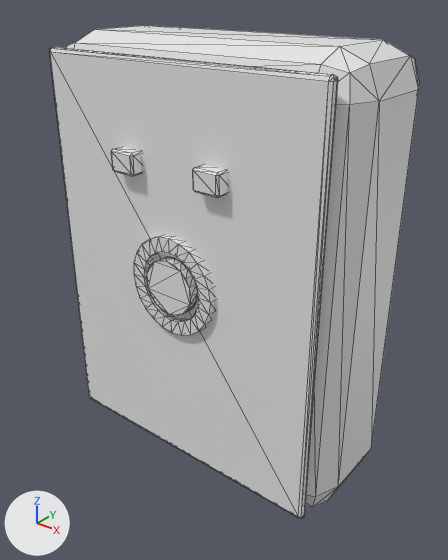
Renders of the glTF model BAMF/wwwroot/view3d/models/plug.glb from each side of a commit.
The view is the same before and after, from a 50 mm lens placed at (0.843, -1.183, 1.101), pointed at (-0.038, -0.081, 0.418). Arrows for +X, +Y and +Z are at lower left; the lights stay in place. The first picture is the older version. Mesh edges are drawn as thin lines. Vertices at exactly the same position are counted once.

The scene before the commit, as lines of its bpy script (objects in view):
```python
me_b_box_307 = bpy.data.meshes.new('b_box.307')
me_b_box_307.from_pydata(...)  # 364 vertices, 696 faces; spans x -0.387..0.387, y -0.328..0.328, z 0.0..1.0
ob_b_final = bpy.data.objects.new('b_final', me_b_box_307)
ob_b_final.location = (0.0, 0.0, 0.0)
```
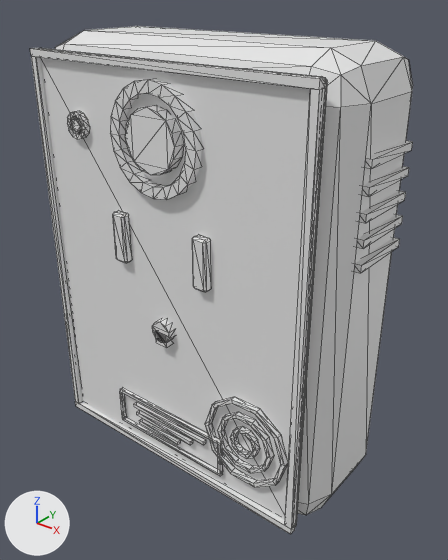
Where the change shows, as pixel boxes [x1, y1, x2, y2] in the pictures (448 x 560 px; the box of a moved part takes in the faces that stretch with it):
'b_final', reshaped: before [49, 25, 419, 518]; after [30, 26, 413, 534]
part 1 of me_b_box_307, moved or reshaped: before [66, 25, 419, 507]; after [55, 26, 413, 515]
part 2 of me_b_box_307, moved or reshaped: before [49, 47, 338, 518]; after [40, 48, 328, 526]
part 3 of me_b_box_307, added: after [156, 331, 172, 348]
part 4 of me_b_box_307, added: after [152, 319, 175, 343]
part 5 of me_b_box_307, added: after [125, 106, 182, 175]
part 6 of me_b_box_307, added: after [72, 119, 82, 132]
part 7 of me_b_box_307, added: after [134, 402, 206, 445]
part 8 of me_b_box_307, added: after [137, 410, 193, 445]
part 9 of me_b_box_307, added: after [140, 418, 181, 445]
part 10 of me_b_box_307, added: after [354, 238, 400, 273]
part 11 of me_b_box_307, added: after [357, 215, 403, 249]
part 12 of me_b_box_307, added: after [359, 191, 406, 223]
part 13 of me_b_box_307, added: after [362, 166, 409, 196]
part 14 of me_b_box_307, added: after [365, 141, 413, 169]
part 15 of me_b_box_307, deleted: before [134, 235, 215, 335]
part 16 of me_b_box_307, deleted: before [147, 257, 197, 316]
part 17 of me_b_box_307, deleted: before [193, 165, 227, 198]
part 18 of me_b_box_307, deleted: before [111, 147, 142, 176]
part 19 of me_b_box_307, added: after [30, 48, 326, 534]

The change, as a list of edits to the scene's bpy script:
```text
Change me_b_box_307:
    used by ob_b_final; location = (0.0, 0.0, 0.0)
    remove me_b_box_307.from_pydata(...)  # 364 vertices, 696 faces; spans x -0.387..0.387, y -0.328..0.328, z 0.0..1.0
    add me_b_box_307.from_pydata(...)  # 720 vertices, 1336 faces; spans x -0.4..0.4, y -0.356..0.356, z 0.0..1.0
    me_b_box_307 part 1: the loose piece of 56 vertices spanning x -0.387..0.387, y -0.285..0.038, z 0.0..1.0 is moved by (0.0, -0.029, 0.0)
    me_b_box_307 part 2: the loose piece of 56 vertices spanning x -0.355..0.355, y -0.301..-0.281, z 0.032..0.968 is moved by (0.0, -0.032, 0.0)
    me_b_box_307 part 3: a new loose piece, a box spanning x -0.016..0.016, y -0.351..-0.328, z 0.371..0.403
    me_b_box_307 part 4: a new loose piece, a 10-sided cylinder along y spanning x -0.025..0.025, y -0.351..-0.328, z 0.377..0.429
    me_b_box_307 part 5: a new loose piece, a 16-sided cylinder along y spanning x -0.065..0.065, y -0.356..-0.33, z 0.758..0.887
    me_b_box_307 part 6: a new loose piece, an 8-sided cylinder along y spanning x -0.239..-0.212, y -0.346..-0.333, z 0.809..0.836
    me_b_box_307 part 7: a new loose piece, a box spanning x -0.1129..0.1129, y -0.3444..-0.3347, z 0.1455..0.1552
    me_b_box_307 part 8: a new loose piece, a box spanning x -0.1048..0.0726, y -0.3444..-0.3347, z 0.1242..0.1339
    me_b_box_307 part 9: a new loose piece, a box spanning x -0.0968..0.0323, y -0.3444..-0.3347, z 0.1029..0.1126
    me_b_box_307 part 10: a new loose piece, a box spanning x 0.381..0.4, y -0.233..-0.072, z 0.621..0.637
    me_b_box_307 part 11: a new loose piece, a box spanning x 0.381..0.4, y -0.233..-0.072, z 0.669..0.685
    me_b_box_307 part 12: a new loose piece, a box spanning x 0.381..0.4, y -0.233..-0.072, z 0.718..0.734
    me_b_box_307 part 13: a new loose piece, a box spanning x 0.381..0.4, y -0.233..-0.072, z 0.766..0.782
    me_b_box_307 part 14: a new loose piece, a box spanning x 0.381..0.4, y -0.233..-0.072, z 0.815..0.831
    me_b_box_307 part 15: the loose piece of 96 vertices spanning x -0.113..0.113, y -0.315..-0.293, z 0.387..0.613 is deleted
    me_b_box_307 part 16: the loose piece of 40 vertices spanning x -0.065..0.065, y -0.322..-0.299, z 0.435..0.565 is deleted
    me_b_box_307 part 17: the loose piece of 24 vertices spanning x 0.081..0.145, y -0.328..-0.28, z 0.734..0.782 is deleted
    me_b_box_307 part 18: the loose piece of 24 vertices spanning x -0.145..-0.081, y -0.328..-0.28, z 0.734..0.782 is deleted
    me_b_box_307 part 19: 344 vertices added at x -0.355..0.355, y -0.351..-0.328, z 0.032..0.968
    other edits to the shape of me_b_box_307 do not show in these pictures
```
